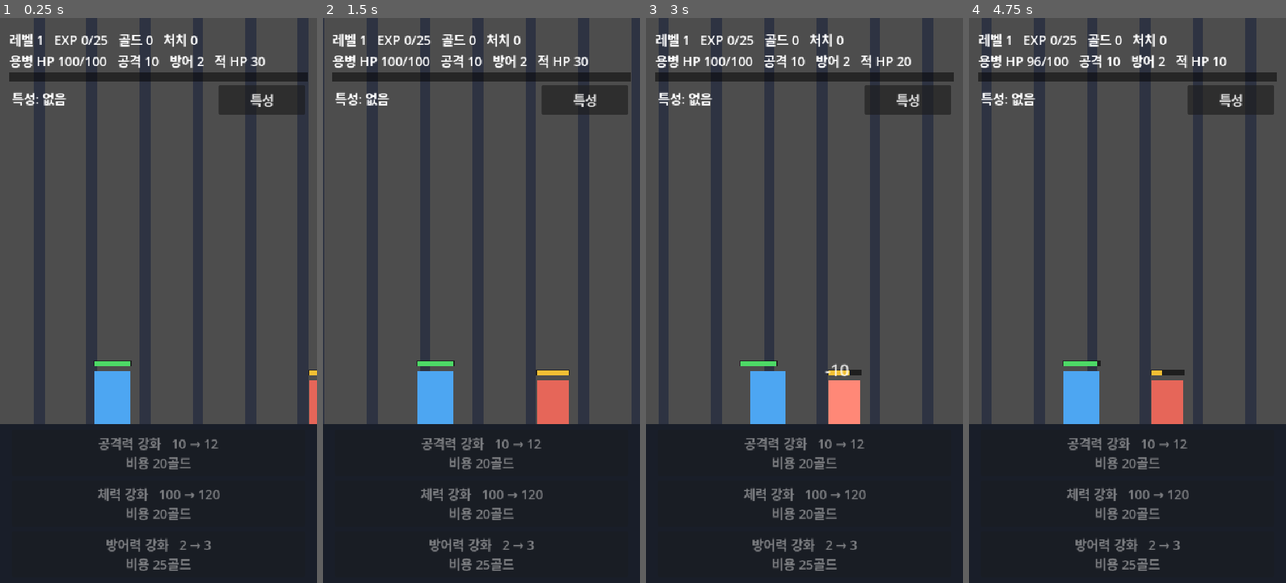
Above: before the commit, frames 1-4 (left to right).
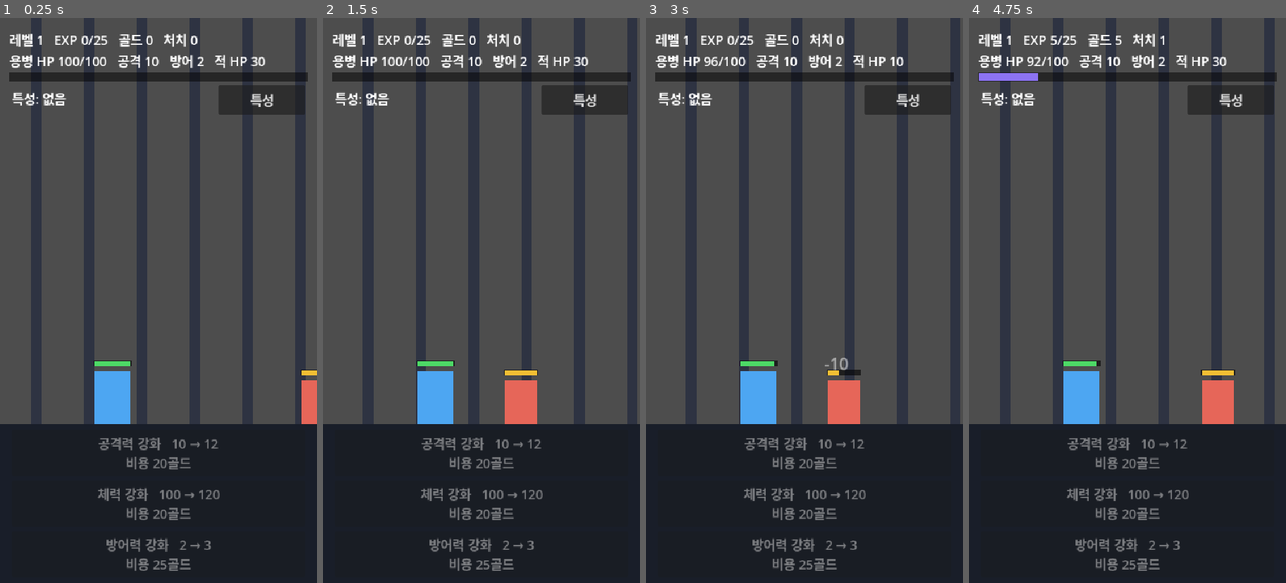
Above: after the commit, the same moments.

Repository: BN8624/unknown
Game: Godot game, scene res://Battle.tscn
Two runs of this game, one before a commit and one after it. Both use one fixed random seed, a clock stepped at 60 frames per second and the inputs below.
Inputs:
- Up to frame 1 (0.25 s): no input
- Up to frame 2 (1.5 s): click "특성" at 0.5 s; click "닫기" at 1.25 s
- Up to frame 3 (3 s): click "특성" at 2 s; click "닫기" at 2.75 s
- Up to frame 4 (4.75 s): click "특성" at 3.5 s; click "닫기" at 4.25 s

The runs differ from the first frame. In frame 1, 7.5% of the frame differs, in the area x 9-98%, y 0-72%; in frame 2, 12%; in frame 3, 28%, in the area x 4-100%, y 0-72%; in frame 4, 28%.

Commit message:
tune: TASK_005 전투 템포 단축 + 연격·반격 연출 강조, 임시 코드 제거
공격 간격 0.7/1.0초·적 접근/재등장 단축으로 특성 효과가 자주 보이게
하고, 연격은 청록 잔상·발광, 반격은 방어→되받음 연출 강조. 테스트용
임시 시작 특성 포인트 제거(특성은 레벨 10부터). 아이폰 확인 대만족.

Co-Authored-By: Claude Opus 4.8 <noreply@anthropic.com>

Diff:
--- a/Battle.gd
+++ b/Battle.gd
@@ -5,17 +5,17 @@
 const MERC_MAX_HP := 100
 const MERC_ATK := 10
 const MERC_DEF := 2             # 용병 시작 방어력
-const MERC_INTERVAL := 1.0      # 용병 공격 간격(초)
+const MERC_INTERVAL := 0.7      # 용병 공격 간격(초) — 템포 단축
 
 const ENEMY_MAX_HP := 30
 const ENEMY_ATK := 6            # 방어력 2 도입 상쇄: 6-2=4로 기존 실제 피해 유지
 const ENEMY_DEF := 0            # 일반 적 방어력
-const ENEMY_INTERVAL := 1.5     # 적 공격 간격(초)
-
-const ENEMY_APPROACH_SPEED := 130.0   # 적 접근 속도(px/s)
-const SCROLL_SPEED := 130.0           # 전진 시 배경 스크롤 속도(px/s)
+const ENEMY_INTERVAL := 1.0     # 적 공격 간격(초) — 템포 단축
+
+const ENEMY_APPROACH_SPEED := 185.0   # 적 접근 속도(px/s) — 빨리 붙게
+const SCROLL_SPEED := 150.0           # 전진 시 배경 스크롤 속도(px/s)
 const COMBAT_RANGE := 150.0           # 이 거리 안이면 전투 시작
-const RESPAWN_DELAY := 0.7            # 적 처치 후 다음 적까지 대기(초)
+const RESPAWN_DELAY := 0.4            # 적 처치 후 다음 적까지 대기(초) — 단축
 const MERC_DEATH_DELAY := 1.0        # 용병 사망 후 재시작 대기(초)
 
 # ── 성장: 골드와 공격력 강화 (TASK_002) ──────────────────────────
@@ -344,7 +344,10 @@
 	_lunge(merc)
 	_deal_to_enemy(_damage(merc.atk, enemy.defense), "", false)
 	if _combo_would_trigger(not enemy.is_empty() and enemy.hp > 0):
-		_lunge(merc, 30.0)
+		# 연격: 빠른 추가 전진 + 청록 잔상·발광으로 "한 번 더 벴다"가 보이게
+		_lunge(merc, 34.0)
+		_tint(merc, Color(0.5, 1.5, 1.7), 0.22)
+		_spawn_ghost(merc, Color(0.4, 0.95, 1.0, 0.55))
 		_deal_to_enemy(_combo_damage(merc.atk, enemy.defense), "추가 베기", false)
 
 
@@ -355,15 +358,20 @@
 	merc.hp = max(0, merc.hp - taken)
 	_update_hp_bar(merc)
 	_lunge(enemy)
-	_flash(merc)
+	if did_counter:
+		_tint(merc, Color(0.5, 0.8, 1.7), 0.22)   # 방어: 파랗게 번쩍
+	else:
+		_flash(merc)
 	_show_damage_at(merc, taken, "방어" if did_counter else "", false)
 	# 감소된 피해로도 살아 있으면 즉시 반격
 	if did_counter and merc.hp > 0 and not enemy.is_empty():
-		enemy.hp = max(0, enemy.hp - _counter_damage(merc.atk, enemy.defense))
+		var cd := _counter_damage(merc.atk, enemy.defense)
+		enemy.hp = max(0, enemy.hp - cd)
 		_update_hp_bar(enemy)
-		_lunge(merc)
+		_lunge(merc, 44.0)                          # 되받아치는 큰 전진
+		_spawn_ghost(merc, Color(1.0, 0.7, 0.3, 0.55))
 		_flash(enemy)
-		_show_damage_at(enemy, _counter_damage(merc.atk, enemy.defense), "반격", false)
+		_show_damage_at(enemy, cd, "반격", false)
 
 
 func _deal_to_enemy(dmg: int, label: String, big: bool) -> void:
@@ -387,21 +395,58 @@
 	tw.tween_property(b, "position:x", x0, 0.14)
 
 
-func _show_damage_at(target: Dictionary, dmg: int, label: String, big: bool) -> void:
+func _show_damage_at(target: Dictionary, dmg: int, label: String, _big: bool) -> void:
 	# 실제 피해 숫자(+선택적 특성 문구)를 대상 근처에 잠깐 띄운다 (공격마다 한 번)
+	# 특성별로 색과 크기를 달리해 구분이 잘 되게 한다.
+	var col := Color(1, 1, 1)
+	var fs := 28
+	match label:
+		"강타":
+			col = Color(1.0, 0.85, 0.3); fs = 46
+		"추가 베기":
+			col = Color(0.4, 0.95, 1.0); fs = 34
+		"방어":
+			col = Color(0.55, 0.8, 1.0); fs = 28
+		"반격":
+			col = Color(1.0, 0.6, 0.2); fs = 38
 	var b: ColorRect = target.body
 	var lbl := Label.new()
 	lbl.text = ("%s -%d" % [label, dmg]) if label != "" else "-%d" % dmg
-	lbl.add_theme_font_size_override("font_size", 42 if big else 28)
-	lbl.add_theme_color_override("font_color", Color(1.0, 0.9, 0.4) if big else Color(1, 1, 1))
+	lbl.add_theme_font_size_override("font_size", fs)
+	lbl.add_theme_color_override("font_color", col)
 	if kfont != null:
 		lbl.add_theme_font_override("font", kfont)
 	lbl.position = Vector2(b.position.x - 6, b.position.y - 30)
 	add_child(lbl)
 	var tw := create_tween()
-	tw.tween_property(lbl, "position:y", lbl.position.y - 36, 0.55)
+	tw.tween_property(lbl, "position:y", lbl.position.y - 38, 0.55)
 	tw.parallel().tween_property(lbl, "modulate:a", 0.0, 0.55)
 	tw.tween_callback(lbl.queue_free)
+
+
+func _tint(unit: Dictionary, color: Color, dur: float) -> void:
+	# 유닛 본체를 잠깐 특정 색으로 물들였다 복귀 (특성 강조용)
+	var body: ColorRect = unit.body
+	if unit.get("state", -1) == DEAD:
+		return
+	body.modulate = color
+	var tw := create_tween()
+	tw.tween_property(body, "modulate", Color.WHITE, dur)
+
+
+func _spawn_ghost(unit: Dictionary, color: Color) -> void:
+	# 앞으로 흐르며 사라지는 잔상 (연격·반격 강조용)
+	var src: ColorRect = unit.body
+	var g := ColorRect.new()
+	g.color = color
+	g.size = src.size
+	g.position = src.position
+	g.z_index = -1
+	add_child(g)
+	var tw := create_tween()
+	tw.tween_property(g, "position:x", g.position.x + 48.0, 0.28)
+	tw.parallel().tween_property(g, "modulate:a", 0.0, 0.28)
+	tw.tween_callback(g.queue_free)
 
 
 func _kill_enemy() -> void:
Not shown, changed: HANDOFF.md
Not shown, changed: checklist.md
Not shown, changed: context-notes.md
